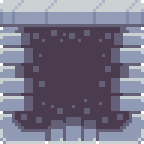
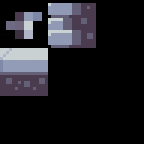
Two versions of the same layered image (144x144). Layer-by-layer changes:
added layer "Calque 4 copie" above "Calque 4" over [0, 12, 42, 39]
hid "Calque 4", moved it above "T copie 3", painted on it over [0, 12, 96, 96]
added layer "T copie 3" above "Calque 5" over [0, 48, 48, 96]
showed "Calque 5", painted on it over [48, 3, 144, 144]
hid "T copie 2" over [0, 0, 144, 144]
showed "Calque 0" over [0, 0, 144, 144]
